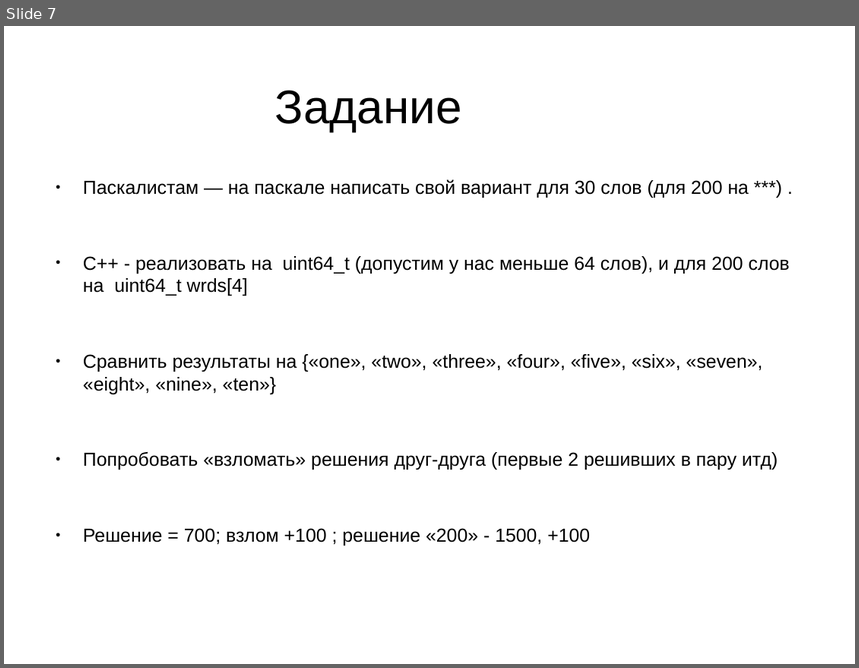
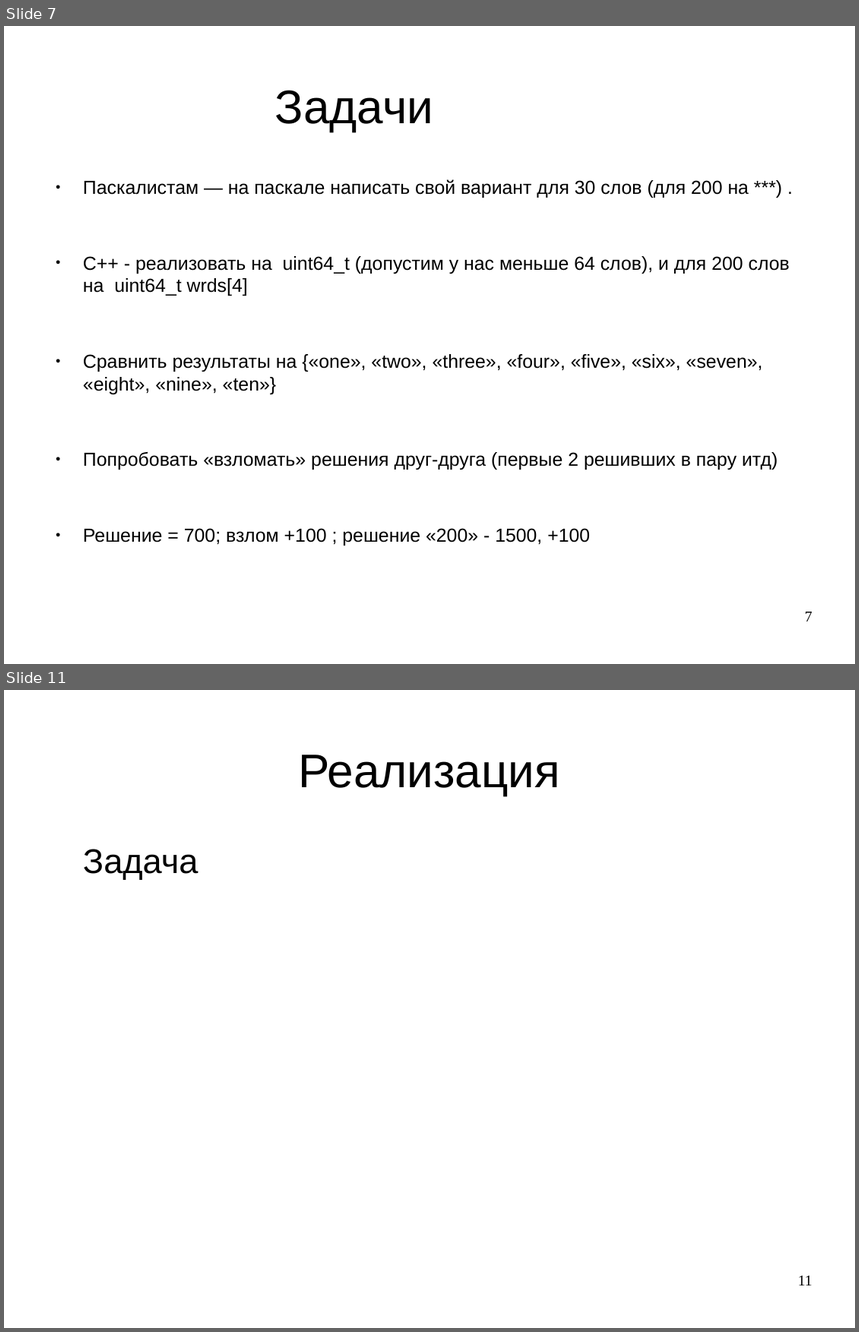
Before and after one commit to gritsulyak/School, a slide deck: 5/bagwords.odp. Shown one above the other, each under a label of ours: slide 7 before the commit, slides 7 and 11 after it; the slides between them are not shown. The pictures are 859x668 and 859x1332 pixels, drawn with LibreOffice and Linux fonts; fonts in the diff are those of the drawing. Boxes give left, top, right and bottom in pixels: in the first picture for what was removed or moved away, otherwise in the second. Text is boxed around its words. In the diff, an @@ line names an element or a change of style, - is before the commit and + after.

```diff
--- a/5/bagwords.odp
+++ b/5/bagwords.odp
@@ slide 11 added at [4,690,855,1328], background #FFFFFF @@
@@ title added at [298,755,560,796], 44 pt, text #000000 @@
+Реализация
@@ text added at [83,849,199,880], 32 pt, text #000000 @@
+Задача
@@ page number added at [798,1276,813,1286], 14 pt, text #000000 @@
+11
@@ slide 7 changed as well @@
@@ title at [275,90,433,132]: text changed @@
-Задание
+Задачи
@@ page number added at [805,612,813,622], 14 pt, text #000000 @@
+7
```
Also in this commit, not shown: 6 other slides changed, 6 other slides added, 1 other file.
